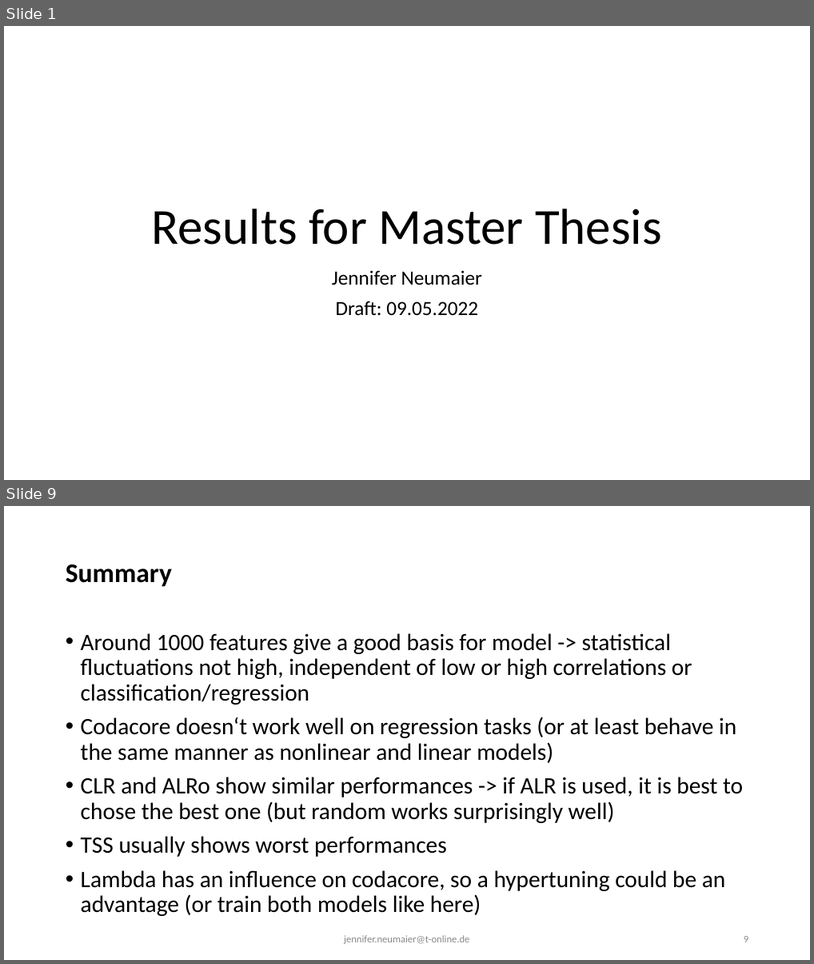
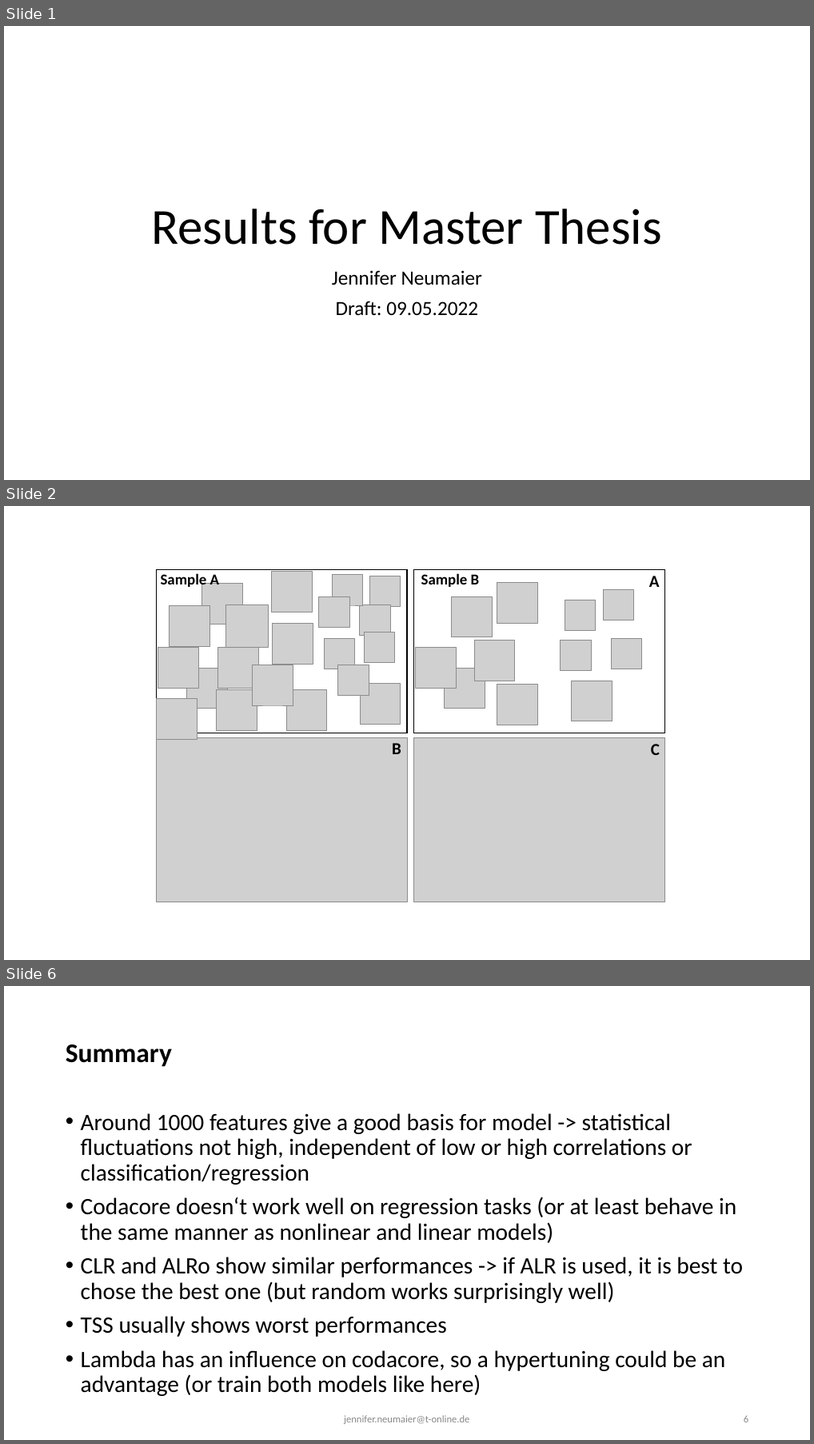
Before and after one commit to JenniferNeumaier/ml_coda, a slide deck: doc/Results for Master Thesis.odp. Shown one above the other, each under a label of ours: slides 1 and 9 before the commit, slides 1, 2 and 6 after it; the slides between them are not shown. The pictures are 814x964 and 814x1444 pixels, drawn with LibreOffice and Linux fonts; fonts in the diff are those of the drawing; grey boxes stand for pictures. Boxes give left, top, right and bottom in pixels: in the first picture for what was removed or moved away, otherwise in the second. Text is boxed around its words. In the diff, an @@ line names an element or a change of style, - is before the commit and + after.

```diff
--- a/doc/Results for Master Thesis.odp
+++ b/doc/Results for Master Thesis.odp
@@ slide 2 added at (4, 506, 810, 960), background #FFFFFF @@
@@ group added at (157, 569, 666, 901): 33 pictures, 5 texts, 2 freeform shapes @@
+Sample A
+Sample B
+A
+B
+C
@@ what was slide 9 is now slide 6 @@
```
Also in this commit, not shown: 1 slide changed, 3 other slides added, 7 slides removed.
